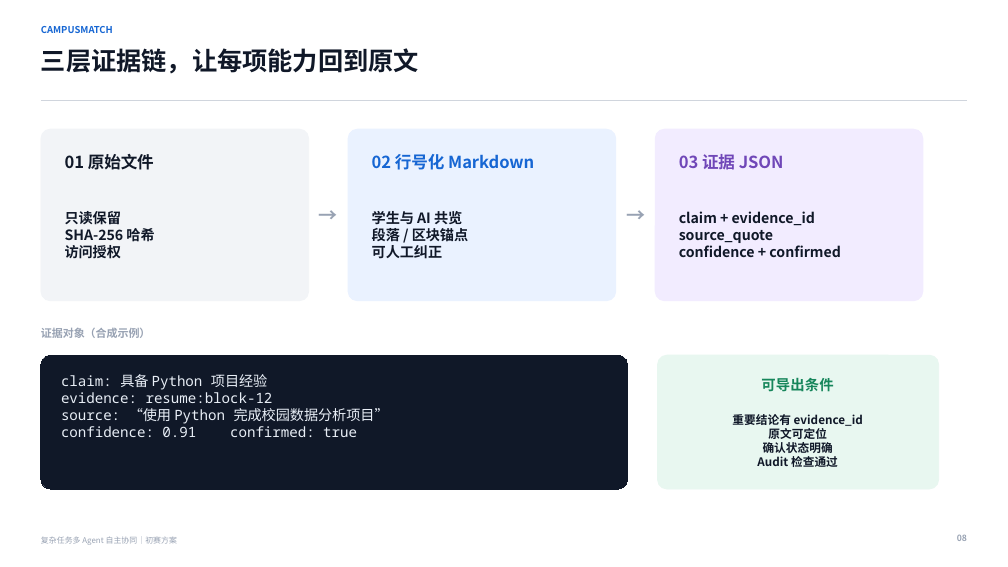
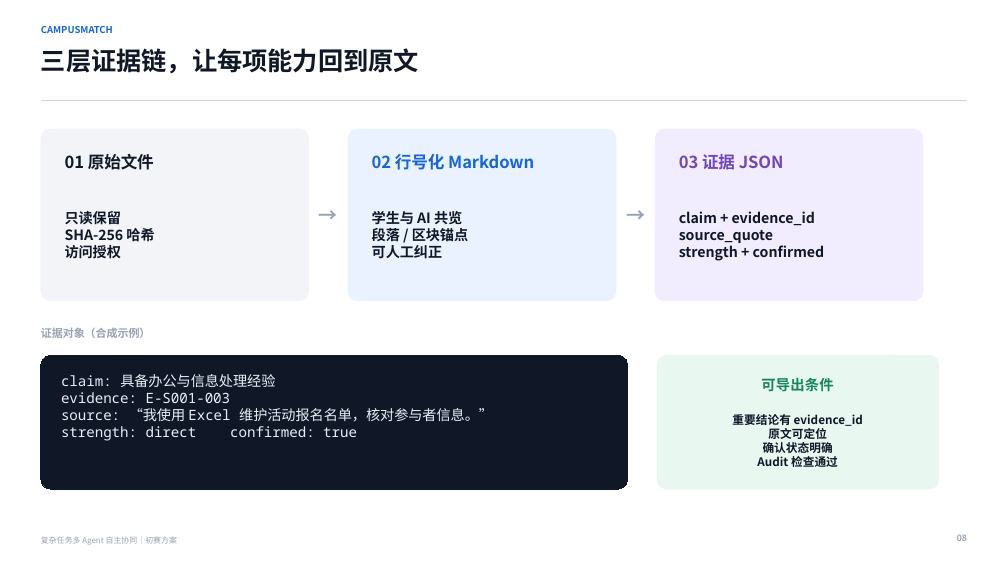
Before and after one commit to swj-stone/GOAI, a slide deck: slide 8 of show/CampusMatch-初赛方案.pptx. Drawn at 1008x567 pixels with LibreOffice and Linux fonts; fonts in the diff are those of the drawing. Boxes give left, top, right and bottom in pixels: in the first picture for what was removed or moved away, otherwise in the second. Text is boxed around its words. In the diff, an @@ line names an element or a change of style, - is before the commit and + after.

```diff
--- a/show/CampusMatch-初赛方案.pptx
+++ b/show/CampusMatch-初赛方案.pptx
@@ text at box(679, 245, 824, 261): text changed @@
-confidence + confirmed
+strength + confirmed
@@ text in rounded rectangle at box(61, 374, 493, 441): text changed @@
-claim: 具备 Python 项目经验
-evidence: resume:block-12
-source: “使用 Python 完成校园数据分析项目”
-confidence: 0.91 confirmed: true
+claim: 具备办公与信息处理经验
+evidence: E-S001-003
+source: “我使用 Excel 维护活动报名名单，核对参与者信息。”
+strength: direct confirmed: true
```
Also in this commit, not shown: 3 other slides changed, 41 other files.
